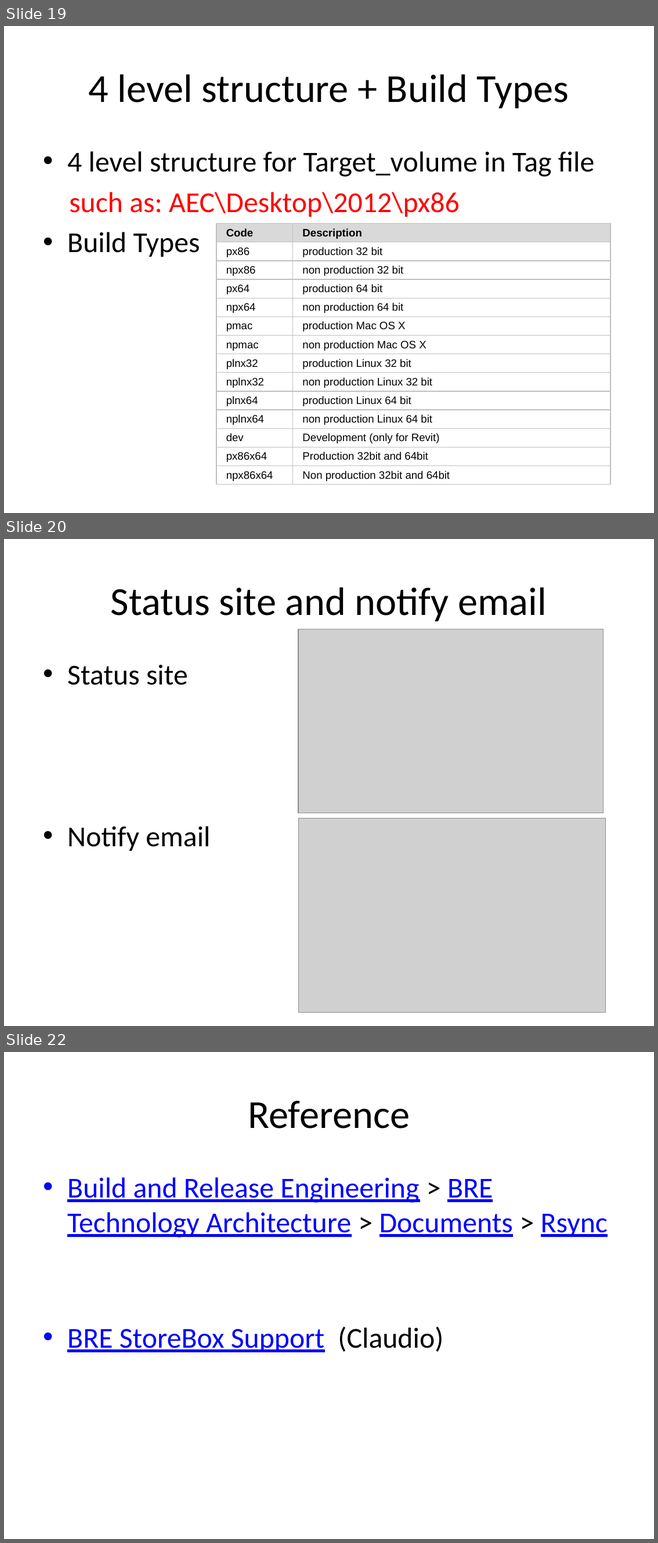
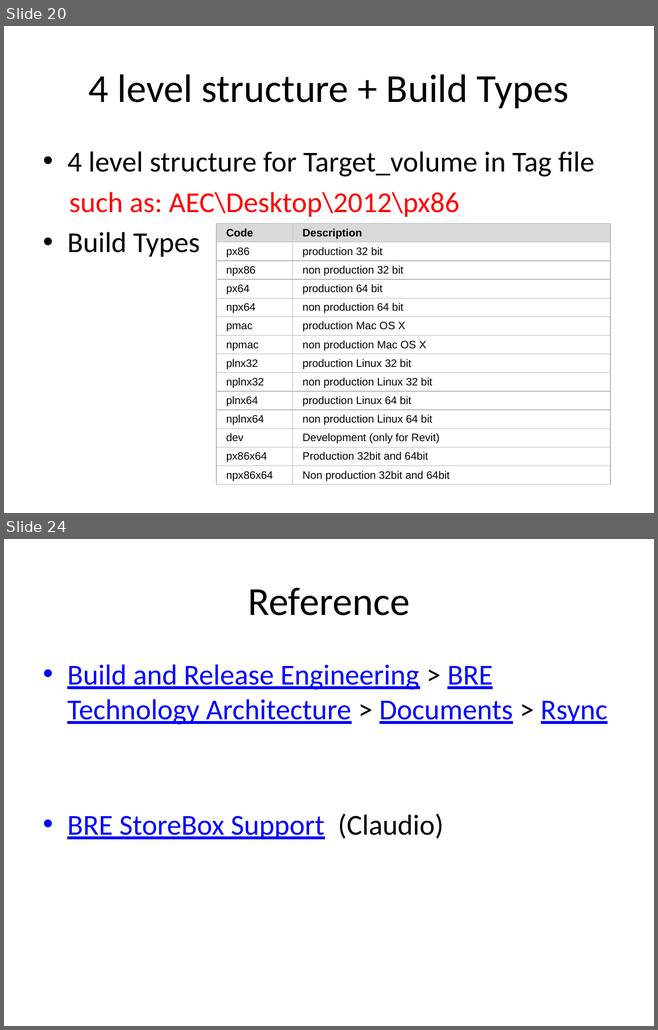
Before and after one commit to conail/buildrelease, a slide deck: Trunk/bredoc/StoreBox-central_storage_and_quick_posting.pptx. Shown one above the other, each under a label of ours: slides 19, 20 and 22 before the commit, slides 20 and 24 after it; the slides between them are not shown. The pictures are 658x1543 and 658x1030 pixels, drawn with LibreOffice and Linux fonts; fonts in the diff are those of the drawing; grey boxes stand for pictures. Boxes give left, top, right and bottom in pixels: in the first picture for what was removed or moved away, otherwise in the second. Text is boxed around its words. In the diff, an @@ line names an element or a change of style, - is before the commit and + after.

```diff
--- a/Trunk/bredoc/StoreBox-central_storage_and_quick_posting.pptx
+++ b/Trunk/bredoc/StoreBox-central_storage_and_quick_posting.pptx
@@ slide 20 removed at bbox=[4, 539, 654, 1026], background #FFFFFF @@
@@ title removed at bbox=[111, 587, 546, 621] @@
-Status site and notify email
@@ picture removed at bbox=[298, 629, 604, 813] @@
@@ text removed at bbox=[67, 664, 210, 851] @@
-• Status site
-• Notify email
@@ picture removed at bbox=[298, 819, 605, 1012] @@
@@ what was slide 19 is now slide 20 @@
@@ what was slide 22 is now slide 24 @@
```
Also in this commit, not shown: 5 slides changed, 3 slides added, 9 other files.
